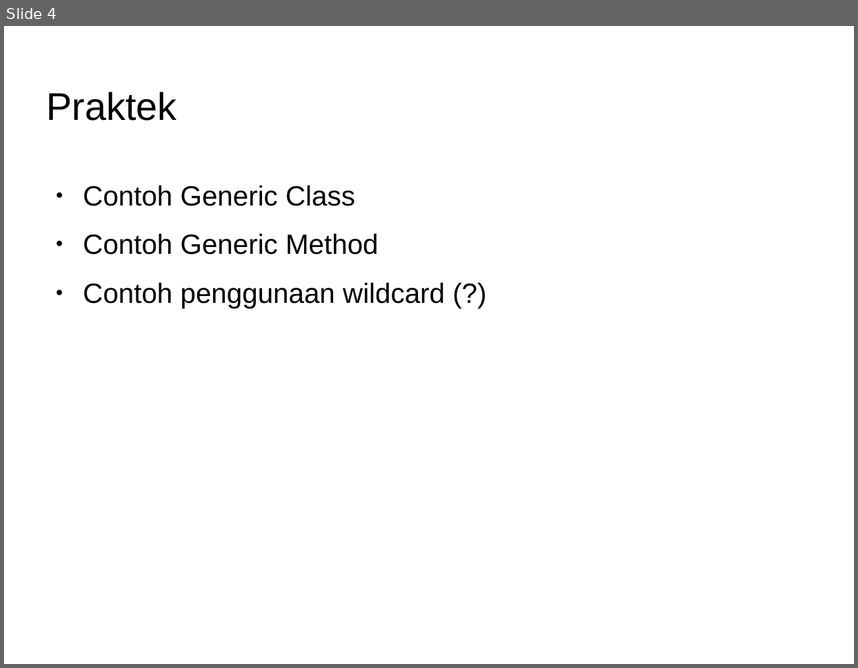
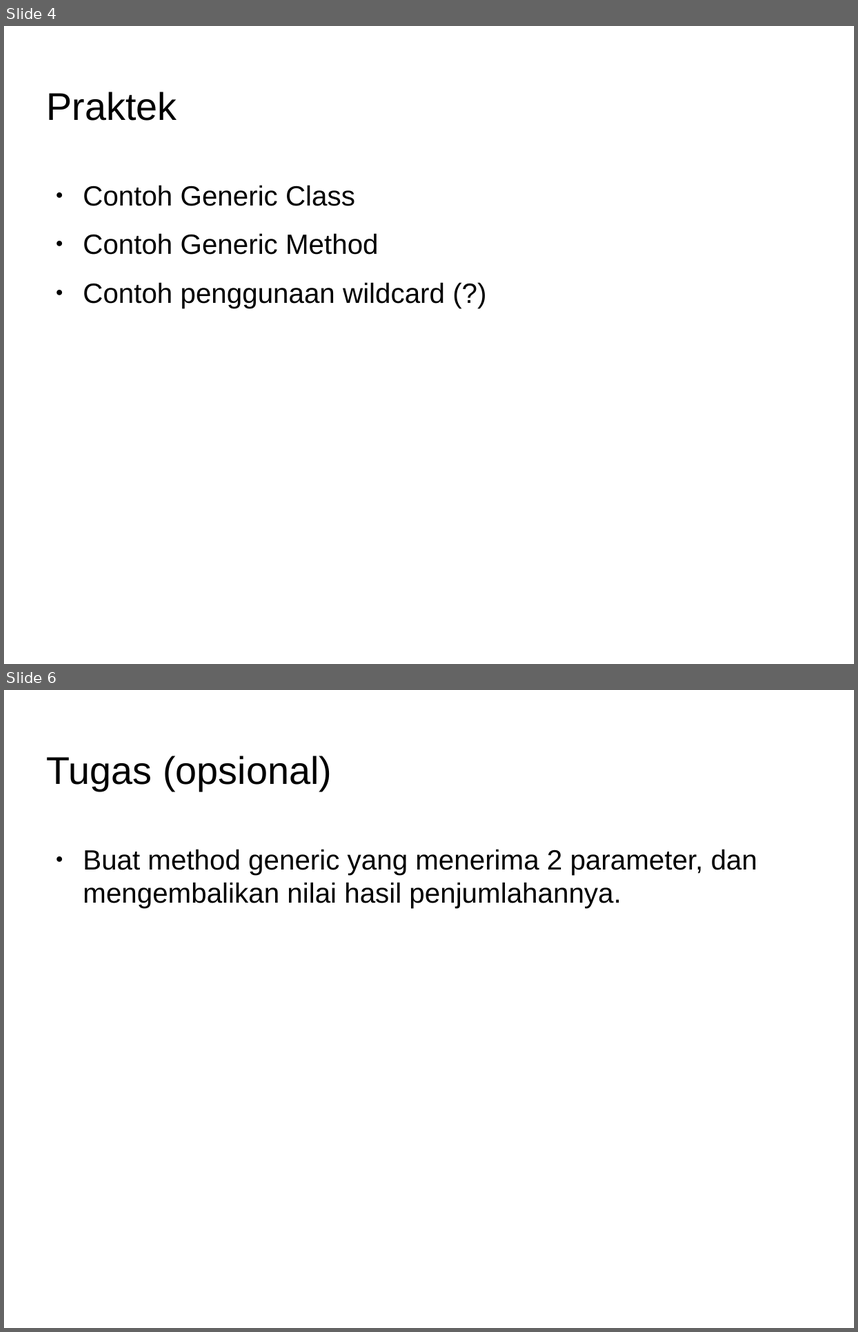
Before and after one commit to Dickyfathur7/pemrograman-komputer-2, a slide deck: 02-generic-programming/slide-generic-programming.odp. Shown one above the other, each under a label of ours: slide 4 before the commit, slides 4 and 6 after it; the slides between them are not shown. The pictures are 858x668 and 858x1332 pixels, drawn with LibreOffice and Linux fonts; fonts in the diff are those of the drawing; background and template pictures are left out. Boxes give left, top, right and bottom in pixels: in the first picture for what was removed or moved away, otherwise in the second. Text is boxed around its words. In the diff, an @@ line names an element or a change of style, - is before the commit and + after.

Commit message:
update, soal tugas opsional) :

```diff
--- a/02-generic-programming/slide-generic-programming.odp
+++ b/02-generic-programming/slide-generic-programming.odp
@@ slide 6 added at <box>4,690,854,1328</box>, background picture (left out) @@
@@ title added at <box>47,756,332,791</box>, 36 pt, text #000000 @@
+Tugas (opsional)
@@ text added at <box>83,849,757,908</box>, 26 pt, text #000000 @@
+● Buat method generic yang menerima 2 parameter, dan mengembalikan nilai hasil penjumlahannya.
```
Also in this commit, not shown: 1 slide changed.
